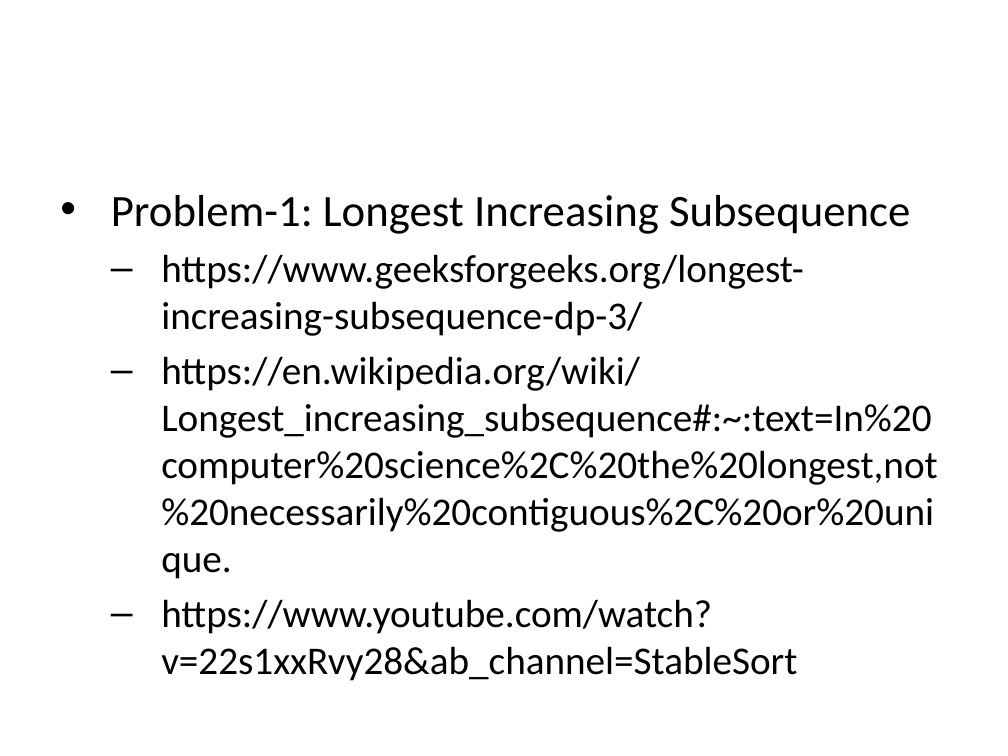
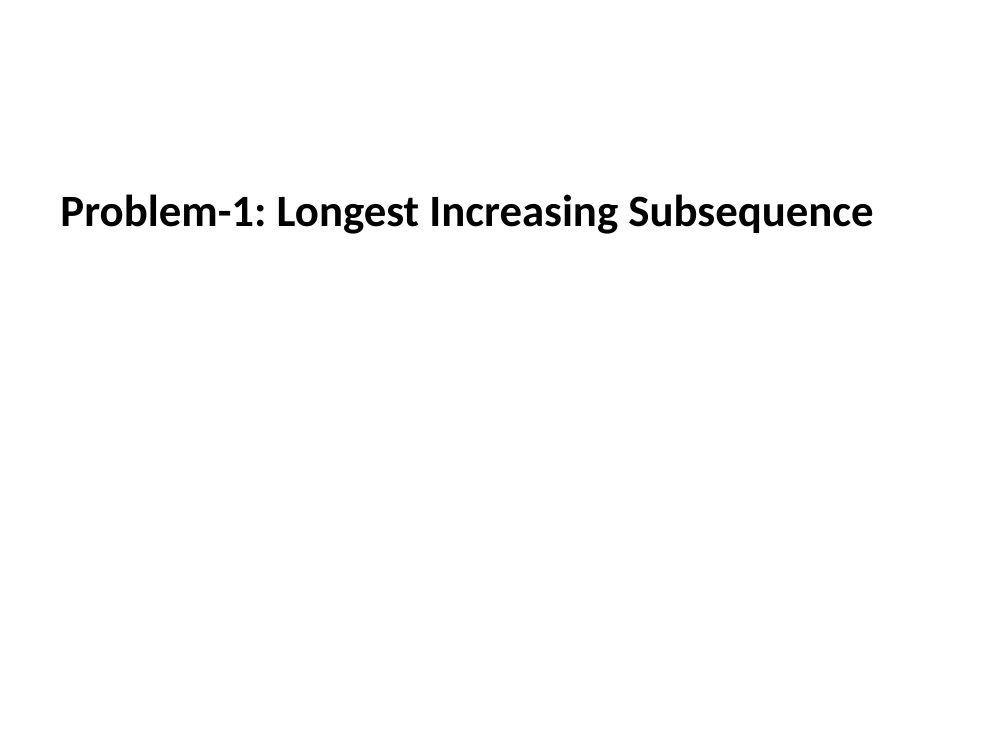
Before and after one commit to ucoruh/ce100-algorithms-and-programming-II, a slide deck: slide 128 of docs/week-6/ce100-week-6-lcs.en.md_word.pptx (slide 94 before the commit). Drawn at 1008x756 pixels with LibreOffice and Linux fonts; fonts in the diff are those of the drawing. Boxes give left, top, right and bottom in pixels: in the first picture for what was removed or moved away, otherwise in the second. Text is boxed around its words. In the diff, an @@ line names an element or a change of style, - is before the commit and + after.

```diff
--- a/docs/week-6/ce100-week-6-lcs.en.md_word.pptx
+++ b/docs/week-6/ce100-week-6-lcs.en.md_word.pptx
@@ text "Problem-1: Longest Increasing Subsequence" at [60,194,873,234]: bold on; bullet • to none; more space between paragraphs @@
@@ text at [161,254,937,681]: paragraphs removed @@
-  – https://www.geeksforgeeks.org/longest-increasing-subsequence-dp-3/
-  – https://en.wikipedia.org/wiki/Longest_increasing_subsequence#:~:text=In%20computer%20science%2C%20the%20longest,not%20necessarily%20contiguous%2C%20or%20unique.
-  – https://www.youtube.com/watch?v=22s1xxRvy28&ab_channel=StableSort
```
Also in this commit, not shown: 7 other slides changed, 50 slides added, 11 other files.
